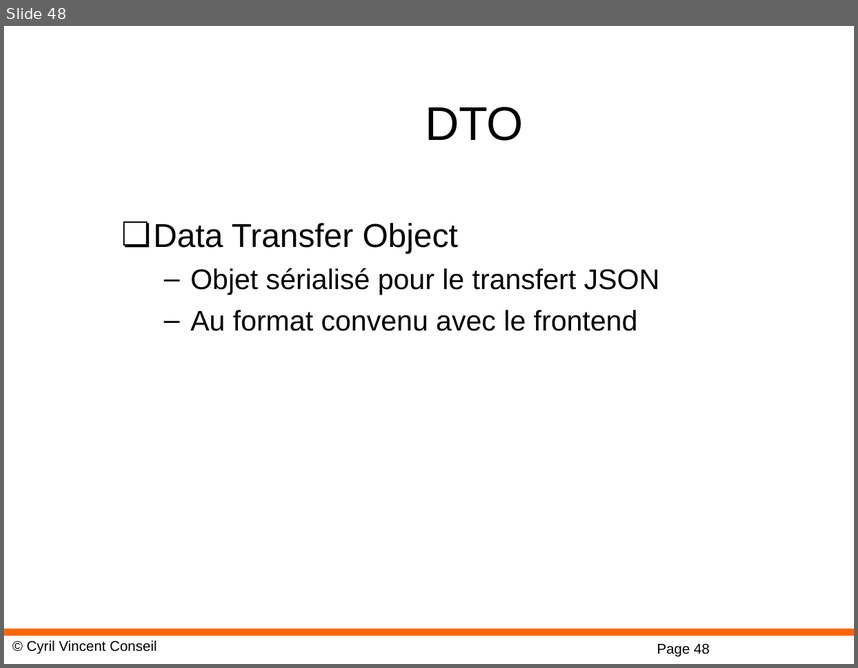
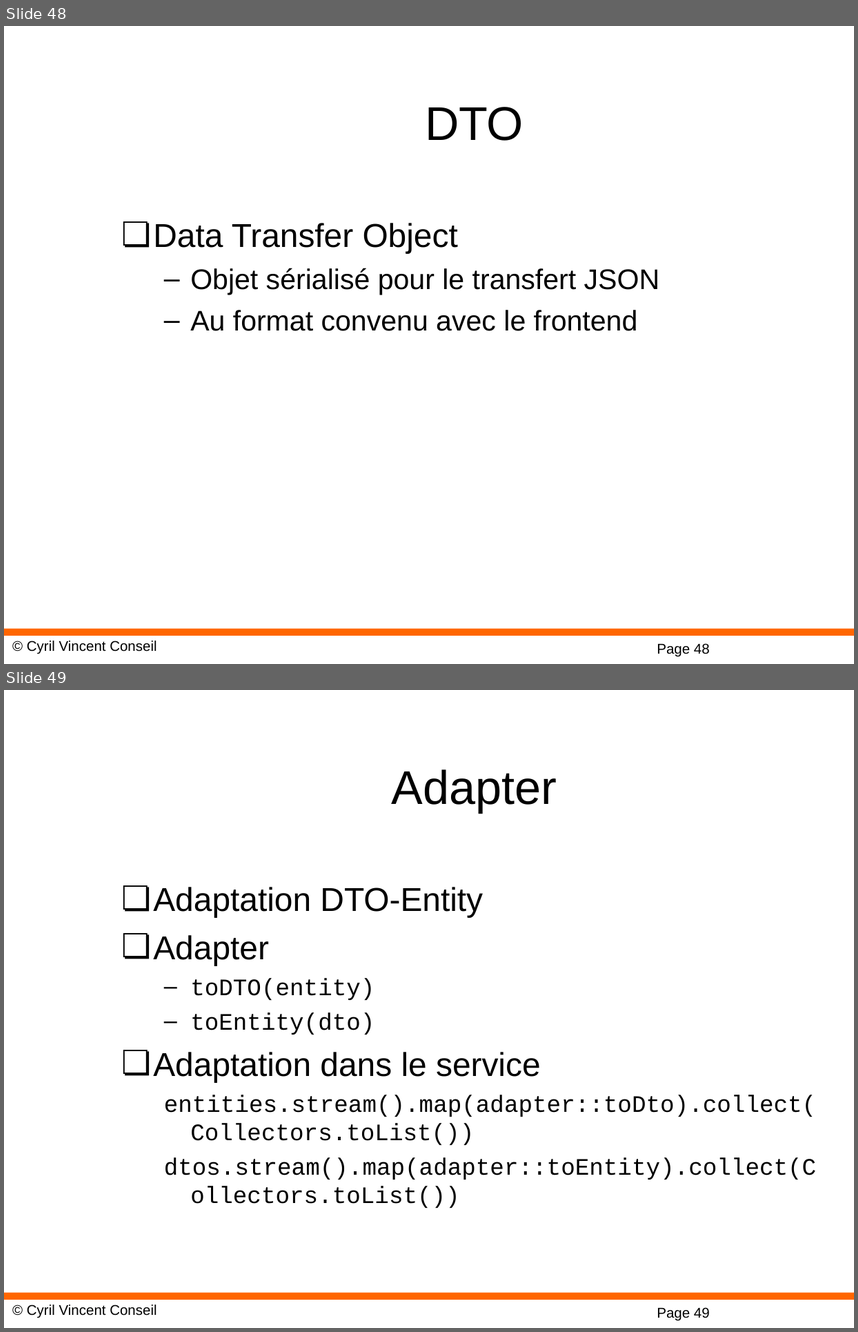
Before and after one commit to cyrilvincent/spring, a slide deck: ppt/09-SpringRest.ppt. Shown one above the other, each under a label of ours: slide 48 before the commit, slides 48 and 49 after it. The pictures are 858x668 and 858x1332 pixels, drawn with LibreOffice and Linux fonts; fonts in the diff are those of the drawing; background and template pictures are left out. Boxes give left, top, right and bottom in pixels: in the first picture for what was removed or moved away, otherwise in the second. Text is boxed around its words. In the diff, an @@ line names an element or a change of style, - is before the commit and + after.

```diff
--- a/ppt/09-SpringRest.ppt
+++ b/ppt/09-SpringRest.ppt
@@ slide 49 added at (4, 690, 854, 1328), background #FFFFFF; not listed: 3 template elements that a slide beside it also shows @@
@@ title added at (392, 769, 557, 813), 40 pt, text #000000 @@
+Adapter
@@ text added at (153, 887, 817, 1208), 20 pt, text #000000 @@
+❏ Adaptation DTO-Entity
+❏ Adapter
+  – toDTO(entity)
+  – toEntity(dto)
+❏ Adaptation dans le service
+  entities.stream().map(adapter::toDto).collect(Collectors.toList())
+  dtos.stream().map(adapter::toEntity).collect(Collectors.toList())
```
Also in this commit, not shown: 1 other file.
